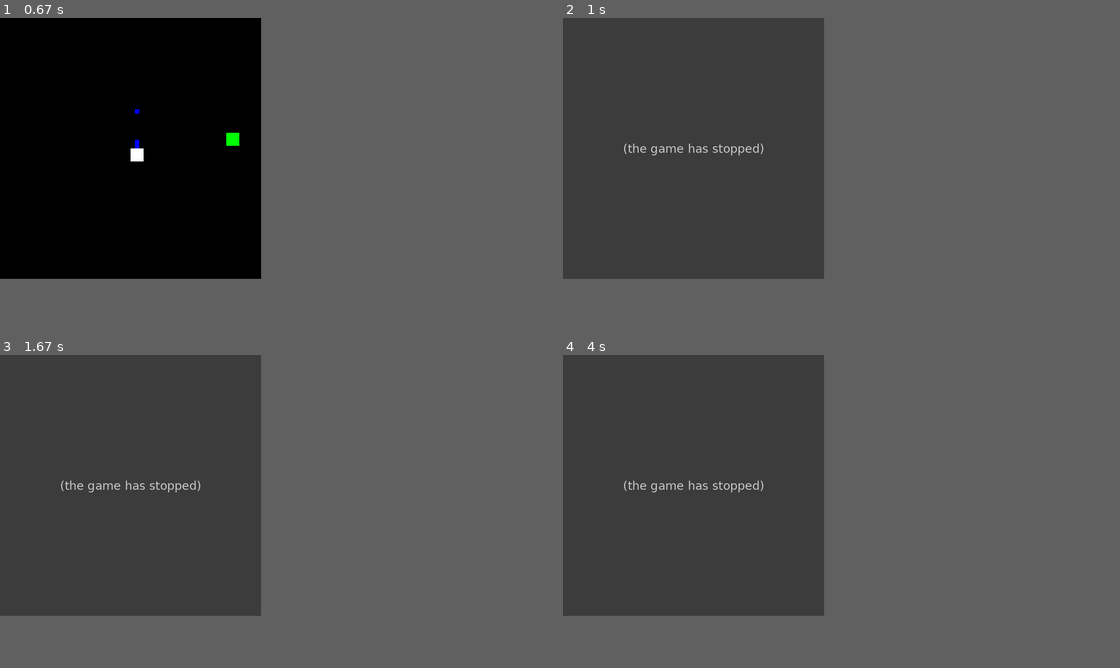
Above: before the commit, frames 1-4 (two rows, left to right).
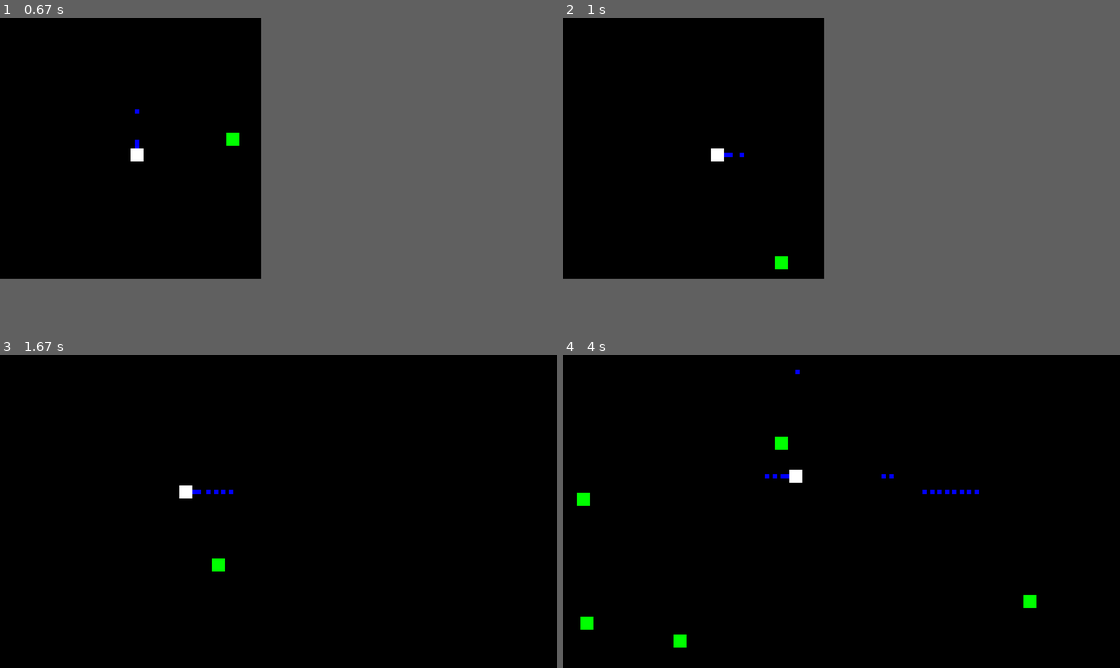
Above: after the commit, the same moments.

Repository: vasp03/TankGame
Game: pygame game, started from pygame/main.py
Two runs of this game, one before a commit and one after it. Both use one fixed random seed, a clock stepped at 60 frames per second and the inputs below.
Inputs:
- Up to frame 1 (0.67 s): tap Space at 0.33 s
- Up to frame 2 (1 s): hold R from 0.67 s (still down); hold Right from 0.67 s (still down); hold D from 0.67 s (still down); tap Space at 0.73 s
- Up to frame 3 (1.67 s): tap Space at 1.03, 1.23, 1.53 s; release R at 1.13 s; release Right at 1.13 s; release D at 1.13 s; hold F11 1.17-1.63 s; hold Right 1.17-1.63 s; hold D 1.17-1.63 s
- Up to frame 4 (4 s): hold L 1.67-2.13 s; hold Right 1.67-2.13 s; hold D 1.67-2.13 s; tap Space at 1.73, 2.03, 2.23, 2.53, 2.73, 3.07, 3.37, 3.57, 3.87 s; hold Right 2.17-2.63 s; hold D 2.17-2.63 s; hold Up 2.67-2.97 s; hold W 2.67-2.97 s; hold Right 3-3.47 s; hold D 3-3.47 s; hold Left from 3.5 s (still down); hold A from 3.5 s (still down)
In our replay, in frame 3 the window is 600x600 before the commit and 1280x720 after it. These sizes can differ from the game's own. Grey fills any space a smaller window leaves; there, only what the larger window draws over its background counts as a difference.

Frame 1 is identical in both runs. In frame 2, 39% of the frame differs, in the area x 0-47%, y 0-84%; in frame 3, 39%; in frame 4, 39%, in the area x 0-85%, y 0-94%.
Before the commit the program exited at 0.67 s; later frames show no game.

Commit message:
Update main.py
IT WORKS

Diff:
--- a/pygame/main.py
+++ b/pygame/main.py
@@ -39,12 +39,15 @@
 right = False
 left  = False
 
+alive = True
 bullet_list=[]
 enemy_list=[]
 small_window_x, small_window_y = window_x, window_y
 pygame.init()
 pygame.display.set_caption('Ett spel, I guess')
 fps = pygame.time.Clock()
+scoreCount=0
+font = pygame.font.Font('freesansbold.ttf', 32)
 
 
 
@@ -218,26 +221,30 @@
         pygame.draw.rect(game_window, green, pygame.Rect(self.x, self.y, 30, 30))
 
     def detectCollision(self):
+        global alive,scoreCount
+        xx,yy = range(self.x,self.x+30,1),range(self.y,self.y+30,1)
+        px1,px2 = player.x,player.x+30
+        py1,py2 = player.y,player.y+30
+
+        if px1 in xx or px2 in xx:
+            if py1 in yy or py2 in yy:
+                alive=False
+                score = font.render(str(scoreCount), True, white)
+
         for bullet in bullet_list:
             bx1,bx2 = bullet.x,bullet.x+10
             by1,by2 = bullet.y,bullet.y+10
-            px1,px2 = player.x,player.x+30
-            py1,py2 = player.y,player.y+30
-            xx,yy = range(self.x,self.x+30),range(self.y,self.y+30)
-
-            if px1 in xx or px2 in xx:
-                if py1 in yy or py2 in yy:
-                    print("Dead")
 
             if bx1 in xx or bx2 in xx:
                 if by1 in yy or by2 in yy:
                     print("Hit")
                     try:
                         enemy_list.remove(self)
+                        scoreCount+=1
                     except:
                         print("Can't kill")
 def input():
-    global up,down,right,left,window_x,window_y,fullscreen,last_window_x,last_window_y,small_window_x, small_window_y
+    global up,down,right,left,window_x,window_y,fullscreen,last_window_x,last_window_y,small_window_x, small_window_y,alive,enemy_list,bullet_list,scoreCount
 
     for event in pygame.event.get():
         if event.type == pygame.QUIT:
@@ -245,34 +252,39 @@
             quit()
 
         if event.type == pygame.KEYDOWN:
-            if event.key == pygame.K_w: up   =  True
-            if event.key == pygame.K_s: down =  True
-            if event.key == pygame.K_a: right=  True
-            if event.key == pygame.K_d: left =  True
-
-            if event.key == pygame.K_UP: player.canon_direction   = [True,True]
-            if event.key == pygame.K_DOWN: player.canon_direction = [False,False]
-            if event.key == pygame.K_LEFT: player.canon_direction = [True,False]
-            if event.key == pygame.K_RIGHT: player.canon_direction= [False,True]
-
-            if event.key == pygame.K_ESCAPE or event.key == pygame.K_r:
+            if event.key == pygame.K_w and alive: up   =  True
+            if event.key == pygame.K_s and alive: down =  True
+            if event.key == pygame.K_a and alive: right=  True
+            if event.key == pygame.K_d and alive: left =  True
+
+            if event.key == pygame.K_UP and alive: player.canon_direction   = [True,True]
+            if event.key == pygame.K_DOWN and alive: player.canon_direction = [False,False]
+            if event.key == pygame.K_LEFT and alive: player.canon_direction = [True,False]
+            if event.key == pygame.K_RIGHT and alive: player.canon_direction= [False,True]
+
+            if event.key == pygame.K_r:
+                alive=True
+                scoreCount=0
+                enemy_list=[]
+                bullet_list=[]
+                player.x,player.y = round(window_x/2), round(window_y/2)
+                up,down,right,left=False,False,False,False
+            if event.key == pygame.K_ESCAPE:
                 pygame.quit()
                 quit()
-            if event.key == pygame.K_SPACE:
+            if event.key == pygame.K_SPACE and alive:
                 bullet.spawn()
 
 
-        if event.type == pygame.KEYUP:
+        if event.type == pygame.KEYUP and alive:
             if event.key == pygame.K_w: up   =  False
             if event.key == pygame.K_s: down =  False
             if event.key == pygame.K_a: right=  False
             if event.key == pygame.K_d: left =  False
 
-            if event.key == pygame.K_l:
+            if event.key == pygame.K_l and alive:
                 enemy_list.append(enemy())
             if event.key == pygame.K_F11:
-                print("Screen Size: ", pygame.display.set_mode().get_size())
-                print("Last Size: ", small_window_x, small_window_y)
                 if fullscreen == False:
                     fullscreen=True
                     game_window = pygame.display.set_mode((0, 0), pygame.FULLSCREEN)
@@ -291,31 +303,47 @@
             if fullscreen == False: small_window_x,small_window_y = window_x, window_y
             playerOutside()
 
-    if up == True:
+    if up == True and alive:
         if player.y > 0:
             player.move([True,True])
-    if down == True:
+    if down == True and alive:
         if player.y < window_y - 30:
             player.move([False,False])
-    if left == True:
+    if left == True and alive:
         if player.x < window_x - 30:
             player.move([True,False])
-    if right == True:
+    if right == True and alive:
         if player.x > 0:
             player.move([False,True])
-
 while True:
-    input()
-    enemy.spawn()
-
-    moveEntity()
-
-    for i in enemy_list:
-        i.detectCollision()
-
-    game_window.fill(black)
-    player.render()
-    renderEntity()
-
-    pygame.display.update()
-    fps.tick(fps_speed)
+    while alive:
+        input()
+        enemy.spawn()
+
+        moveEntity()
+
+        for i in enemy_list:
+            i.detectCollision()
+
+        game_window.fill(black)
+        player.render()
+        renderEntity()
+
+        pygame.display.update()
+        fps.tick(fps_speed)
+
+    text = font.render('Your highscore:', True, white)
+    score = font.render(str(scoreCount), True, white)
+    textRect = text.get_rect()
+    textRect.center = (window_x // 2, window_y // 2)
+    scoreRect = score.get_rect()
+    scoreRect.center = (window_x // 2, (window_y // 2)+40)
+
+    while not alive:
+        input()
+
+        game_window.fill(black)
+        game_window.blit(text, textRect)
+        game_window.blit(score, scoreRect)
+
+        pygame.display.update()
